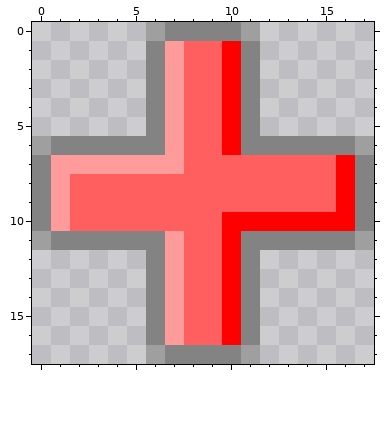
Two versions of one pixel-art sprite, gfx/Bonus/BON1B0.png. The first picture shows the starting point.
The file is 18x18 pixels.
Once edited:
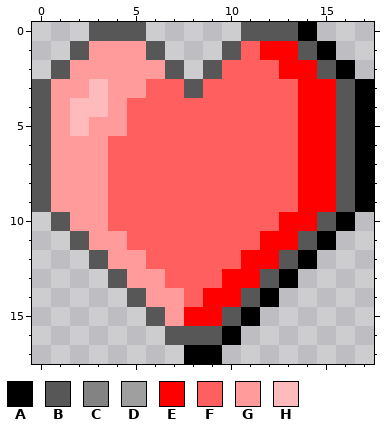
Palette (. is transparent): A #000000  B #575757  C #838383  D #9f9f9f  E #ff0000  F #ff5f5f  G #ff9b9b  H #ffbbbb
Difference:
@@ x 0..17 @@
- 0 ......DCCCCD......
- 1 ......CGFFEC......
- 2 ......CGFFEC......
- 3 ......CGFFEC......
- 4 ......CGFFEC......
- 5 ......CGFFEC......
- 6 DCCCCCCGFFECCCCCCD
- 7 CGGGGGGGFFFFFFFFEC
- 8 CGFFFFFFFFFFFFFFEC
- 9 CGFFFFFFFFFFFFFFEC
-10 CGFFFFFFFFEEEEEEEC
-11 DCCCCCCGFFECCCCCCD
-12 ......CGFFEC......
-13 ......CGFFEC......
-14 ......CGFFEC......
-15 ......CGFFEC......
-16 ......CGFFEC......
-17 ......DCCCCD......
+ 0 ...BBB.....BBBA...
+ 1 ..BGGGB...BFEEBA..
+ 2 .BGGGGGB.BFFFEEBA.
+ 3 BGGHGGFFBFFFFFEEBA
+ 4 BGHHGFFFFFFFFFEEBA
+ 5 BGHGGFFFFFFFFFEEBA
+ 6 BGGGFFFFFFFFFFEEBA
+ 7 BGGGFFFFFFFFFFEEBA
+ 8 BGGGFFFFFFFFFFEEBA
+ 9 BGGGFFFFFFFFFFEEBA
+10 .BGGFFFFFFFFFEEBA.
+11 ..BGGFFFFFFFEEBA..
+12 ...BGGFFFFFEEBA...
+13 ....BGGFFFEEBA....
+14 .....BGGFEEBA.....
+15 ......BGEEBA......
+16 .......BBBA.......
+17 ........AA........
Boxes around the changes in both pictures, in picture pixels (x1, y1, x2, y2):
changed: (32, 22, 374, 364)
